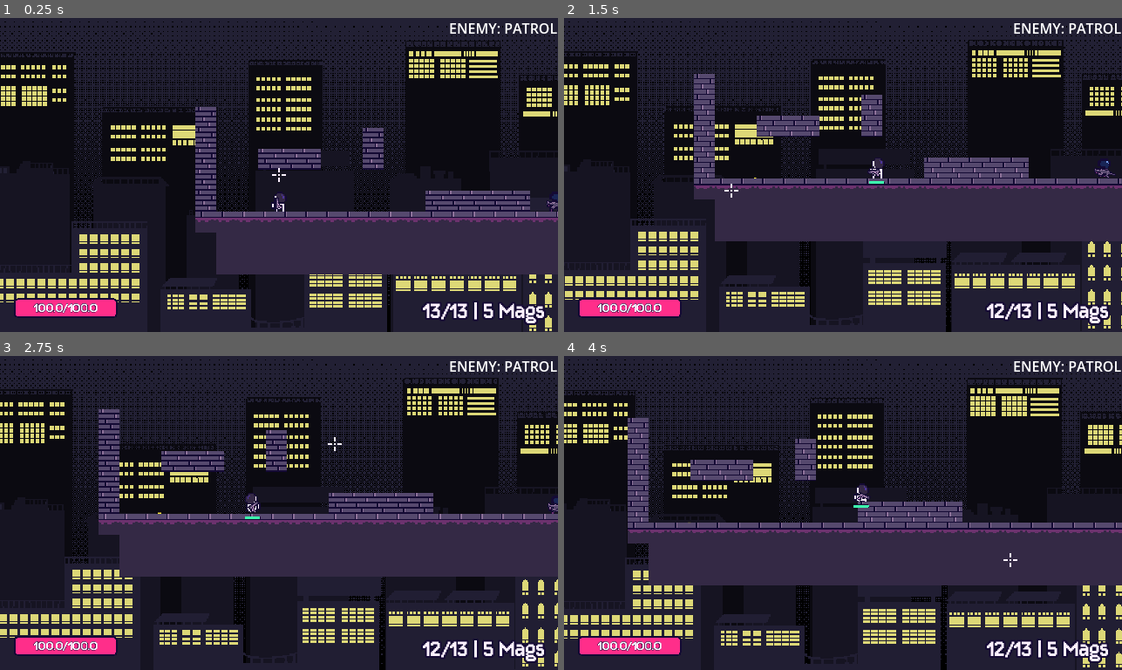
Above: before the commit, frames 1-4 (two rows, left to right).
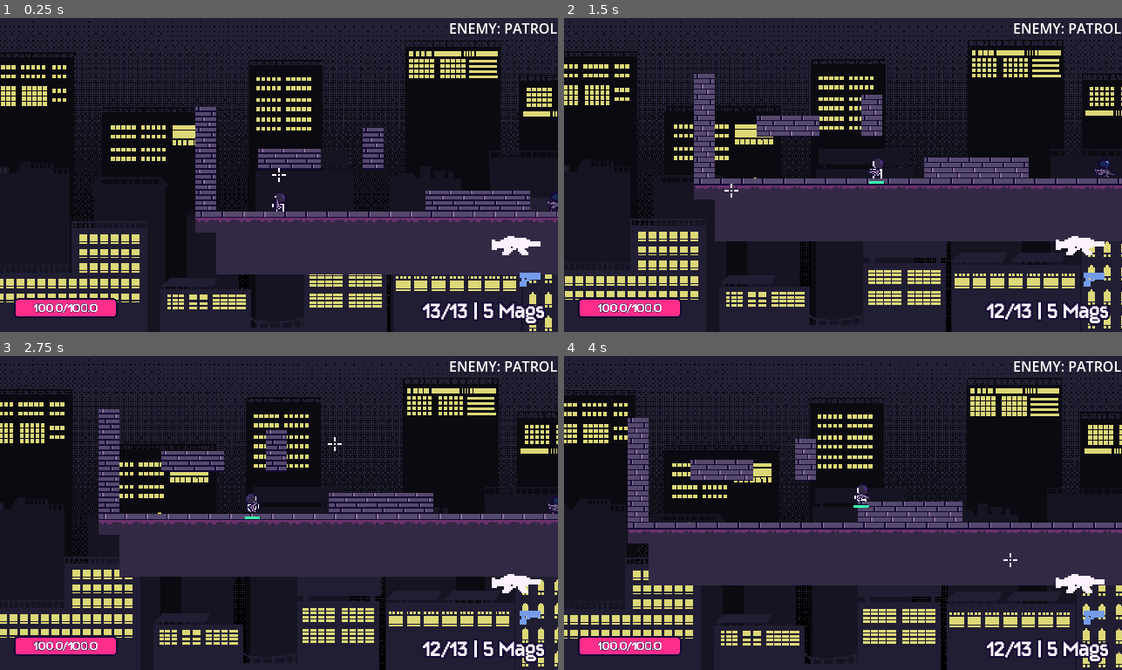
Above: after the commit, the same moments.

Repository: kyteidev/rogueshot
Game: Godot game, scene res://scenes/game_debug.tscn
The game is run twice, just before and just after one commit, with the same random seed, the same clock (stepped at 60 frames per second) and the same inputs.
Inputs (mouse positions are in pixels of both pictures, inside the frame that each line leads up to):
- Up to frame 1 (0.25 s): no input
- Up to frame 2 (1.5 s): move the mouse to (965, 159) at 0.52 s; press the mouse at (965, 159) at 0.53 s; hold D (player_right) from 0.53 s (still down); tap W (player_jump) at 0.77 s; move the mouse to (731, 190) at 1.27 s; release the mouse at (731, 190) at 1.28 s; tap Shift (player_sprint) at 1.35 s
- Up to frame 3 (2.75 s): tap W (player_jump) at 1.52 s; move the mouse to (334, 443) at 2.02 s; release D (player_right) at 2.03 s; hold A (player_left) from 2.03 s (still down); tap 1 (weapon_1) at 2.1 s
- Up to frame 4 (4 s): move the mouse to (815, 575) at 2.77 s; release A (player_left) at 2.78 s; hold D (player_right) from 2.78 s (still down); tap 2 (weapon_2) at 2.85 s; tap W (player_jump) at 3.02, 3.77 s; move the mouse to (1010, 560) at 3.52 s; tap Q (weapon_cycle) at 3.6 s

The runs differ from the first frame. In frame 1, 0.4% of the frame differs, in the area x 88-97%, y 69-86%; in frame 2, 0.4%; in frame 3, 0.4%; in frame 4, 0.4%.

Commit message:
add basic equipped weapon hud

Diff:
--- a/scenes/game_debug.tscn
+++ b/scenes/game_debug.tscn
@@ -49,8 +49,9 @@
 format = 2
 layer_0/tile_data = PackedInt32Array(65534, 0, 0, 65535, 0, 0, 0, 0, 0, 1, 0, 0, 2, 0, 0, 65533, 0, 0, 3, 0, 0, 131069, …(1648 unchanged characters)…
 
-[node name="HUD" parent="." unique_id=465990537 node_paths=PackedStringArray("enemy") instance=ExtResource("4_1s6p4")]
+[node name="HUD" parent="." unique_id=465990537 node_paths=PackedStringArray("player", "enemy") instance=ExtResource("4_1s6p4")]
 visible = false
+player = NodePath("../Player")
 enemy = NodePath("../Enemy")
 
 [node name="CrosshairCanvas" parent="." unique_id=1451679454 groups=["crosshair"] instance=ExtResource("4_8285f")]
--- a/scenes/hud.tscn
+++ b/scenes/hud.tscn
@@ -5,6 +5,8 @@
 [ext_resource type="Texture2D" uid="uid://cdf5h5jgg2u5w" path="res://assets/sprites/bar/bar-base.png" id="3_uo2fv"]
 [ext_resource type="FontFile" uid="uid://4jxi61jcsc2c" path="res://assets/fonts/groundhog.ttf" id="5_047uy"]
 [ext_resource type="Texture2D" uid="uid://wyplv53mg8ky" path="res://assets/sprites/bar/bar-progress.png" id="5_uo2fv"]
+[ext_resource type="Texture2D" uid="uid://birxq4q0v4dpe" path="res://assets/sprites/weapons/base/rifle1-base.png" id="6_5pdws"]
+[ext_resource type="Texture2D" uid="uid://d0ibfba4ttyrc" path="res://assets/sprites/weapons/base/pistol-base.png" id="7_hd3ao"]
 
 [sub_resource type="LabelSettings" id="LabelSettings_nxcxh"]
 font = ExtResource("5_047uy")
@@ -90,6 +92,33 @@
 [node name="HealthBarTimer" type="Timer" parent="HealthBarOutline" unique_id=1919540087]
 one_shot = true
 
+[node name="EquippedContainer" type="VBoxContainer" parent="." unique_id=1303273148]
+anchors_preset = 6
+anchor_left = 1.0
+anchor_top = 0.5
+anchor_right = 1.0
+anchor_bottom = 0.5
+offset_left = -96.0
+offset_top = 60.0
+offset_right = -56.0
+offset_bottom = 100.0
+grow_horizontal = 0
+grow_vertical = 2
+scale = Vector2(2, 2)
+alignment = 1
+
+[node name="Primary" type="TextureRect" parent="EquippedContainer" unique_id=696587501]
+layout_mode = 2
+size_flags_horizontal = 8
+size_flags_vertical = 4
+texture = ExtResource("6_5pdws")
+
+[node name="Secondary" type="TextureRect" parent="EquippedContainer" unique_id=1388876543]
+layout_mode = 2
+size_flags_horizontal = 8
+size_flags_vertical = 4
+texture = ExtResource("7_hd3ao")
+
 [node name="DebugEnemyStateLabel" type="Label" parent="." unique_id=707954335]
 anchors_preset = 1
 anchor_left = 1.0
--- a/scripts/hud.gd
+++ b/scripts/hud.gd
@@ -3,6 +3,10 @@
 
 const HEALTH_BAR_DELAY = 0.5
 
+const EQUIPPED_WEAPON_COLOR = Color("759cea")
+const BASE_WEAPON_COLOR = Color("fdf1ff")
+
+@export var player: CharacterBody2D
 @export var enemy: CharacterBody2D
 
 var sm := StateManager
@@ -18,6 +22,12 @@
 @onready var health_bar_text := $HealthBarOutline/HealthBar/HealthBarText
 @onready var health_timer := $HealthBarOutline/HealthBarTimer
 
+@onready var primary_weapon := $EquippedContainer/Primary
+@onready var secondary_weapon := $EquippedContainer/Secondary
+
+@onready var weapon := player.get_node("./Weapon")
+
+# DEBUG
 @onready var debug_enemy_state_label := $DebugEnemyStateLabel
 
 
@@ -50,6 +60,11 @@
 
 	health_loss_bar.value = displayed_health_loss
 
+	# update equipped weapon display
+	# TODO: when inventory system is done, primary should have index 0
+	primary_weapon.modulate = EQUIPPED_WEAPON_COLOR if weapon.weapon_index == 1 else BASE_WEAPON_COLOR
+	secondary_weapon.modulate = EQUIPPED_WEAPON_COLOR if weapon.weapon_index == 0 else BASE_WEAPON_COLOR
+
 	# DEBUG SECTION
 	if enemy:
 		debug_enemy_state_label.text = "ENEMY: %s" % enemy.State.keys()[enemy.state]
Binary file added: assets/sprites/weapons/base/pistol-base.png
Not shown, added: assets/sprites/weapons/base/pistol-base.png.import
Binary file added: assets/sprites/weapons/base/rifle1-base.png
Not shown, added: assets/sprites/weapons/base/rifle1-base.png.import
